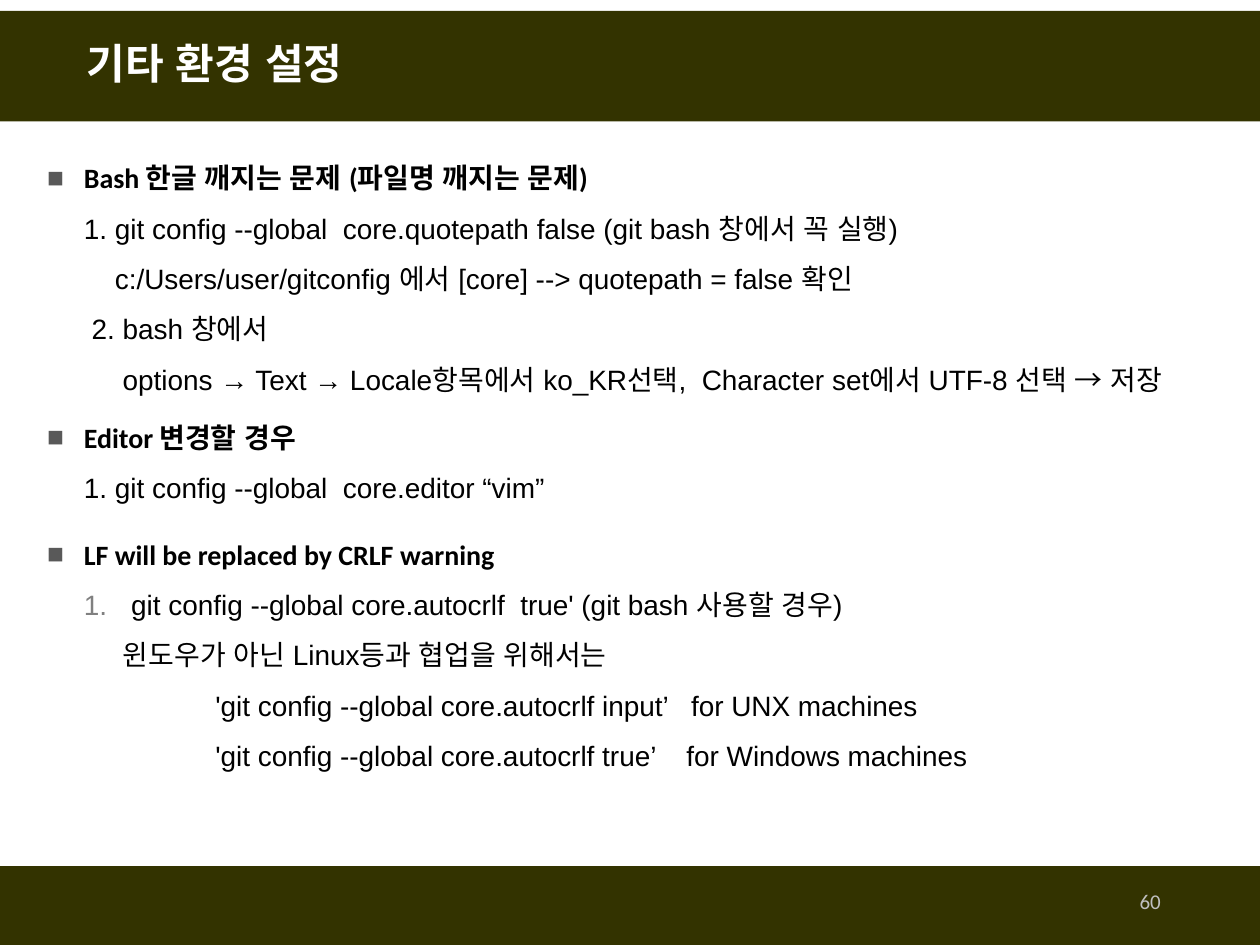
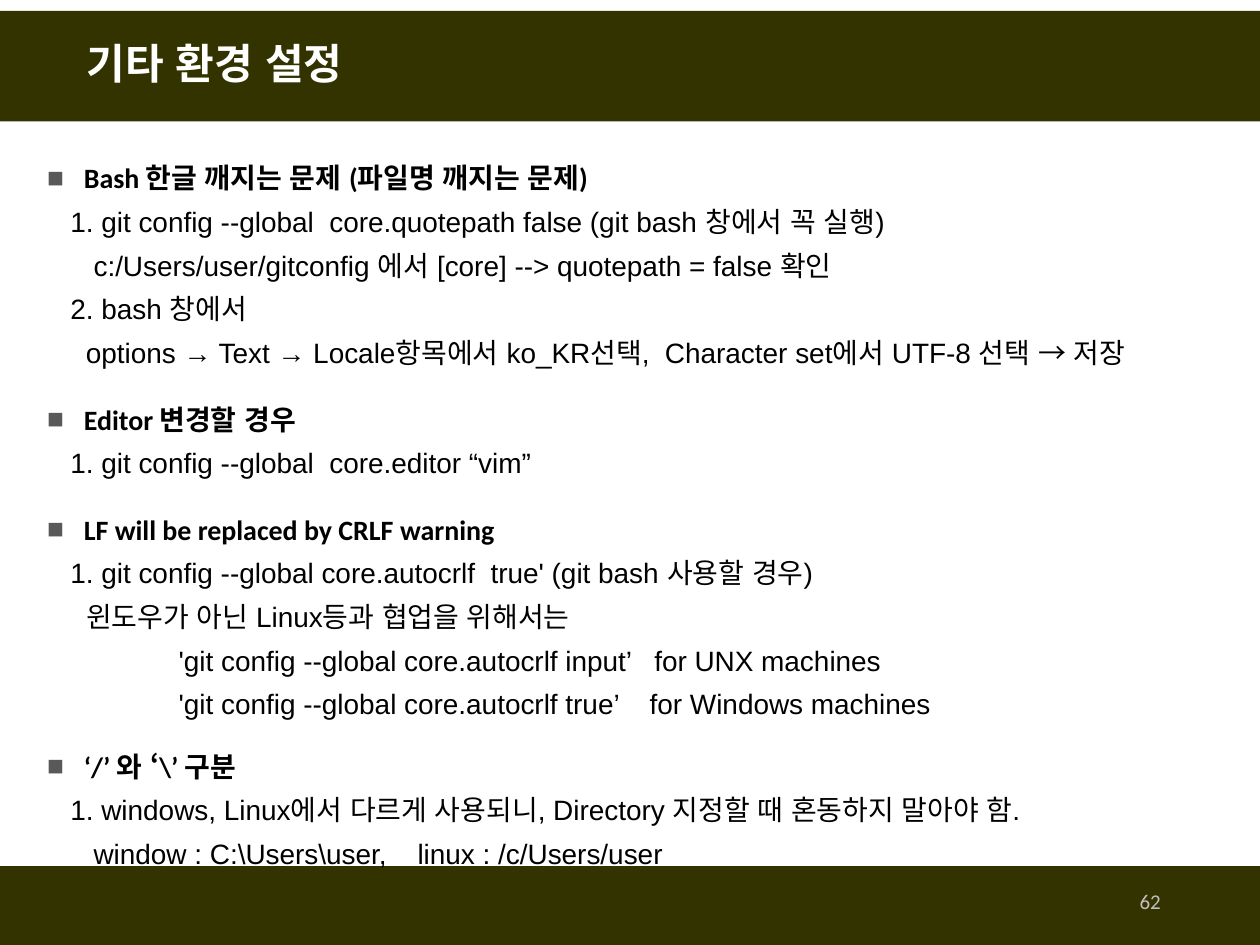
Before and after one commit to fasthill/github-lecture, a slide deck: slide 62 of git및github첫걸음-git사용하기.pptx (slide 60 before the commit). Drawn at 1260x945 pixels with LibreOffice and Linux fonts; fonts in the diff are those of the drawing. Boxes give left, top, right and bottom in pixels: in the first picture for what was removed or moved away, otherwise in the second. Text is boxed around its words. In the diff, an @@ line names an element or a change of style, - is before the commit and + after.

```diff
--- a/git및github첫걸음-git사용하기.pptx
+++ b/git및github첫걸음-git사용하기.pptx
@@ text at <box>70,208,1125,368</box>: indent changed; line spacing 1.5 to 1.3 @@
@@ text "Editor 변경할 경우": place and size @@
-text "Editor 변경할 경우" at <box>84,424,544,503</box>
+text "Editor 변경할 경우" at <box>70,406,531,479</box>
@@ text at <box>70,452,531,479</box>: indent changed; line spacing 1.5 to 1.3 @@
@@ text "LF will be replaced by ...": place and size @@
-text "LF will be replaced by ..." at <box>84,545,968,771</box>
+text "LF will be replaced by ..." at <box>70,520,931,719</box>
@@ text at <box>70,559,813,589</box>: text changed @@
-  1. git config --global core.autocrlf true' (git bash 사용할 경우)
+  1. git config --global core.autocrlf true' (git bash 사용할 경우)
@@ text at <box>86,603,931,719</box>: indent changed; line spacing 1.5 to 1.3 @@
@@ text added at <box>70,753,1021,869</box>, 16 pt, text #000000 @@
+■ ‘/’ 와 ‘\’ 구분
+  1. windows, Linux에서 다르게 사용되니, Directory 지정할 때 혼동하지 말아야 함.
+  window : C:\Users\user, linux : /c/Users/user
@@ page number at <box>1140,895,1161,909</box>: text changed @@
-60
+62
```
Also in this commit, not shown: 39 other slides changed, 2 slides added, 1 slide removed.
